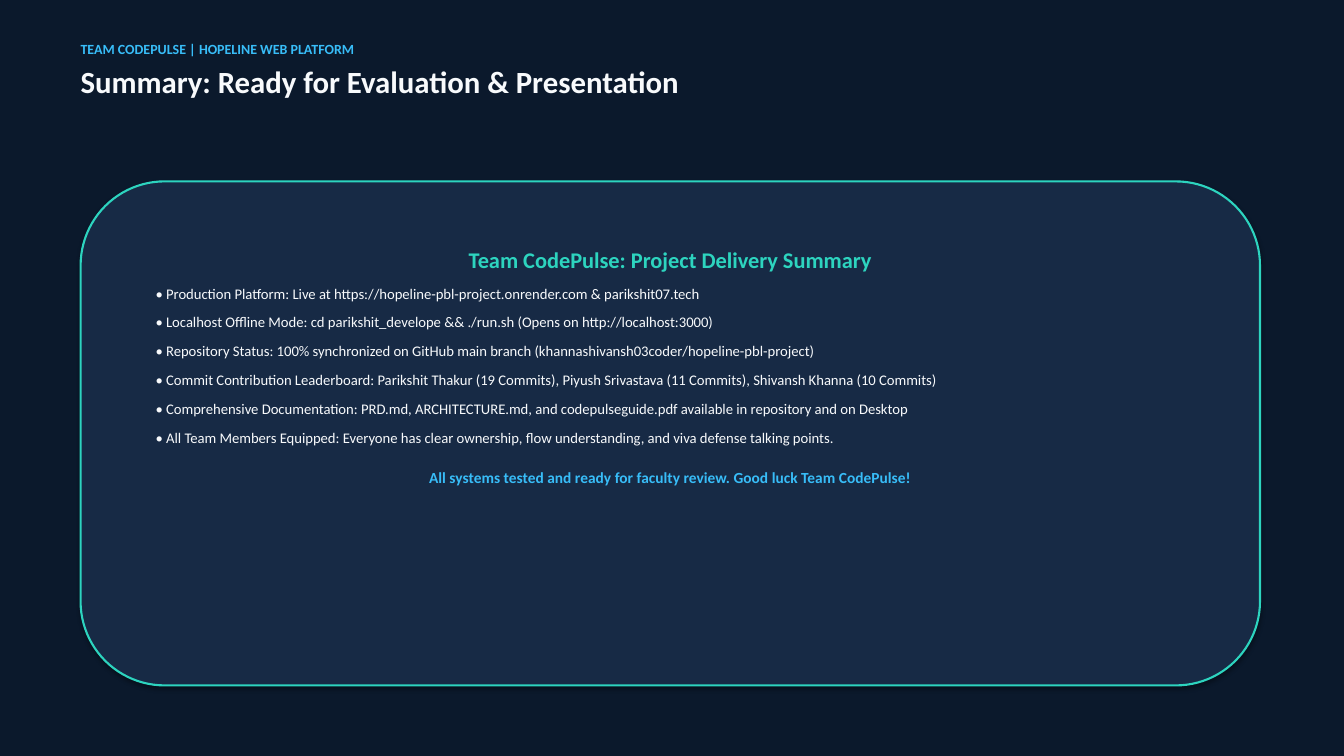
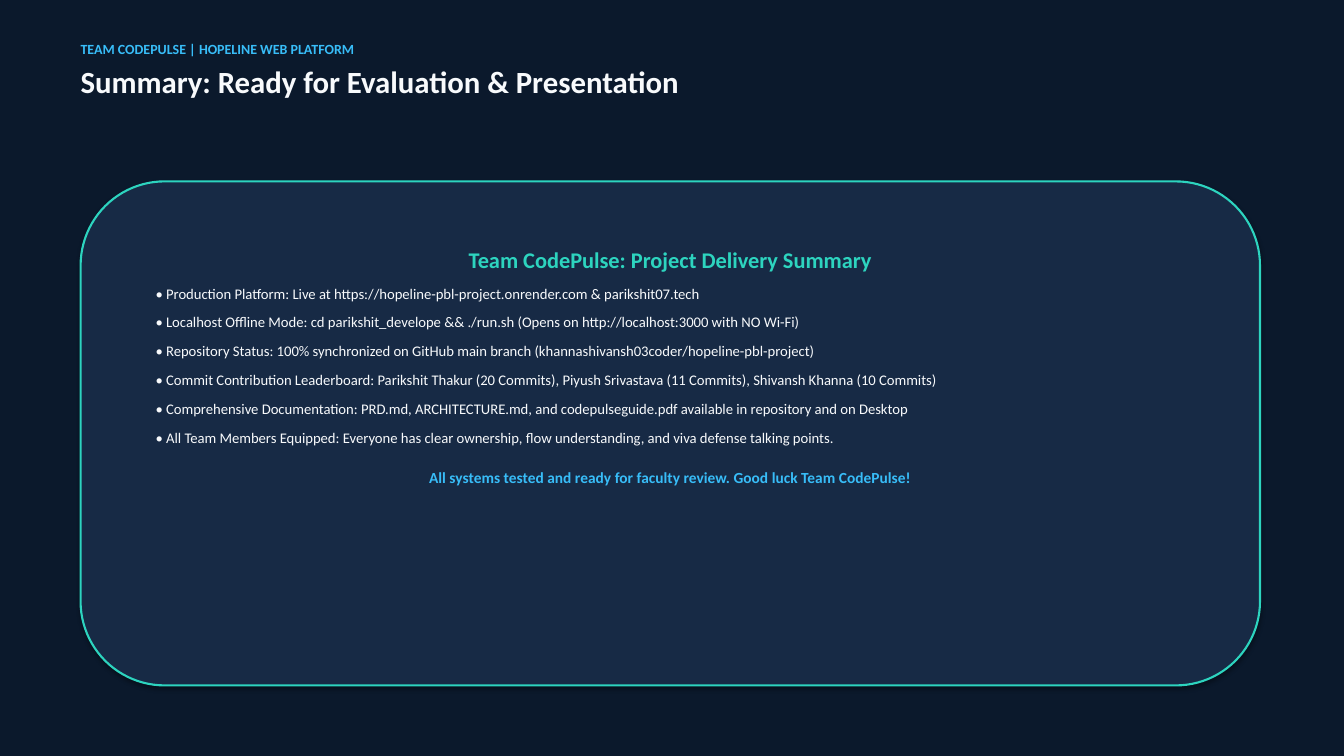
Before and after one commit to khannashivansh03coder/hopeline-pbl-project, a slide deck: slide 12 of parikshit_develope/HopeLine_CodePulse_Guide.pptx. Drawn at 1344x756 pixels with LibreOffice and Linux fonts; fonts in the diff are those of the drawing. Boxes give left, top, right and bottom in pixels: in the first picture for what was removed or moved away, otherwise in the second. Text is boxed around its words. In the diff, an @@ line names an element or a change of style, - is before the commit and + after.

Commit message:
Update PPT presentation with Dual-Mode Architecture: Render Cloud vs Localhost Offline

```diff
--- a/parikshit_develope/HopeLine_CodePulse_Guide.pptx
+++ b/parikshit_develope/HopeLine_CodePulse_Guide.pptx
@@ text in rounded rectangle at <box>166,316,799,330</box>: text changed @@
-• Localhost Offline Mode: cd parikshit_develope && ./run.sh (Opens on http://localhost:3000)
+• Localhost Offline Mode: cd parikshit_develope && ./run.sh (Opens on http://localhost:3000 with NO Wi-Fi)
@@ text in rounded rectangle at <box>166,374,936,388</box>: text changed @@
-• Commit Contribution Leaderboard: Parikshit Thakur (19 Commits), Piyush Srivastava (11 Commits), Shivansh Khanna (10 Commits)
+• Commit Contribution Leaderboard: Parikshit Thakur (20 Commits), Piyush Srivastava (11 Commits), Shivansh Khanna (10 Commits)
```
Also in this commit, not shown: 5 other slides changed.
